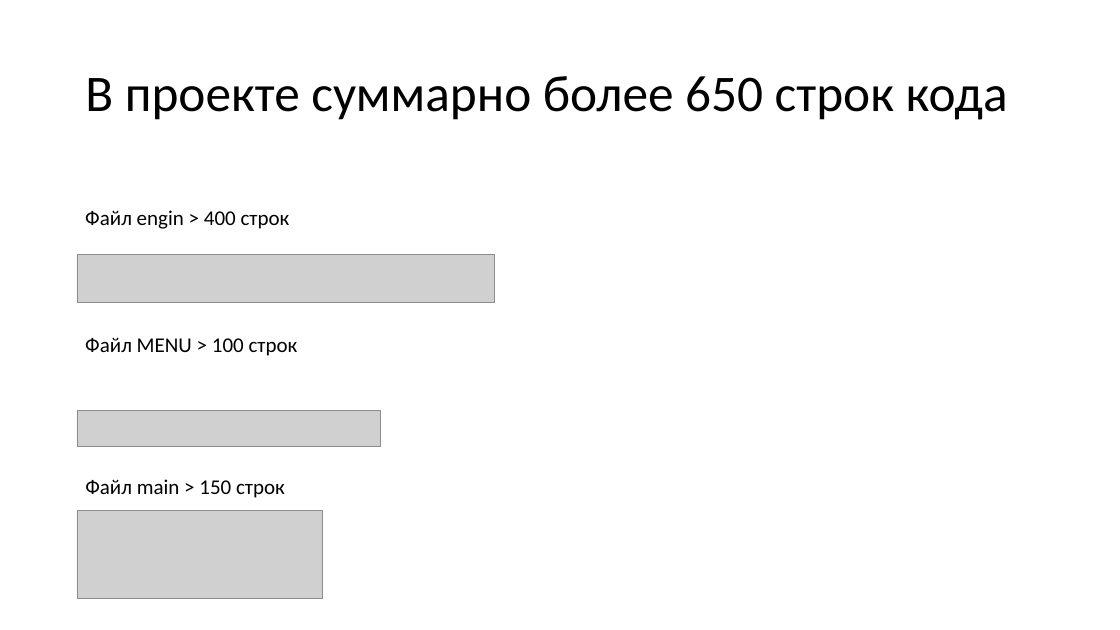
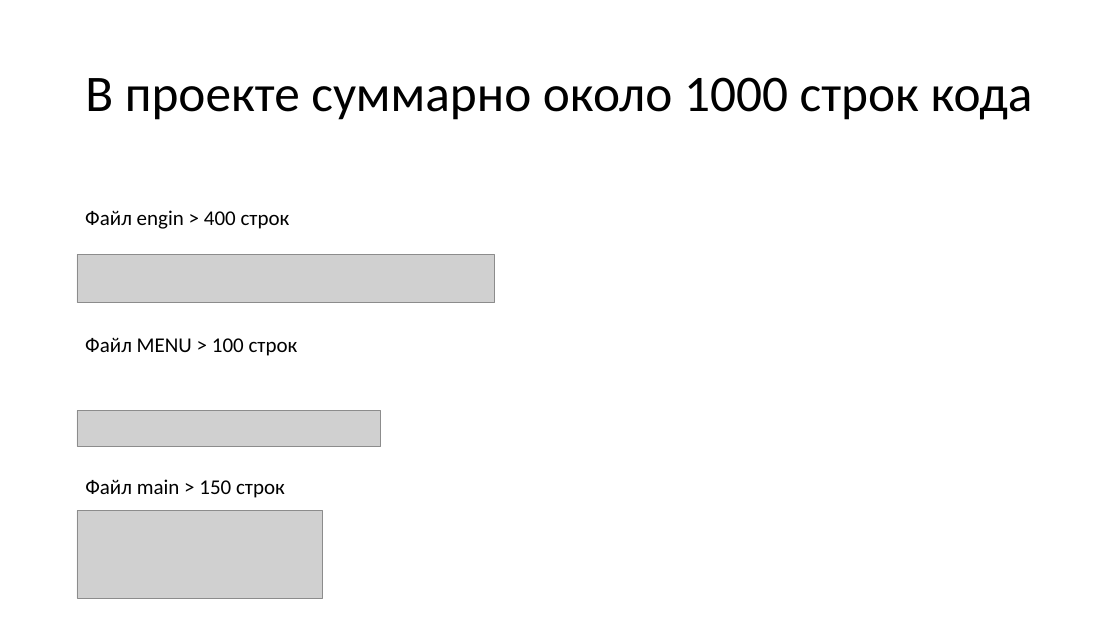
Before and after one commit to Scheise45/projeckt_2, a slide deck: slide 4 of документы/проект2.pptx. Drawn at 1120x630 pixels with LibreOffice and Linux fonts; fonts in the diff are those of the drawing; grey boxes stand for pictures. Boxes give left, top, right and bottom in pixels: in the first picture for what was removed or moved away, otherwise in the second. Text is boxed around its words. In the diff, an @@ line names an element or a change of style, - is before the commit and + after.

```diff
--- a/документы/проект2.pptx
+++ b/документы/проект2.pptx
@@ title at (85,77,1033,120): text changed @@
-В проекте суммарно более 650 строк кода
+В проекте суммарно около 1000 строк кода
```
Also in this commit, not shown: 1 other slide changed, 4 slides added, 2 other files.
